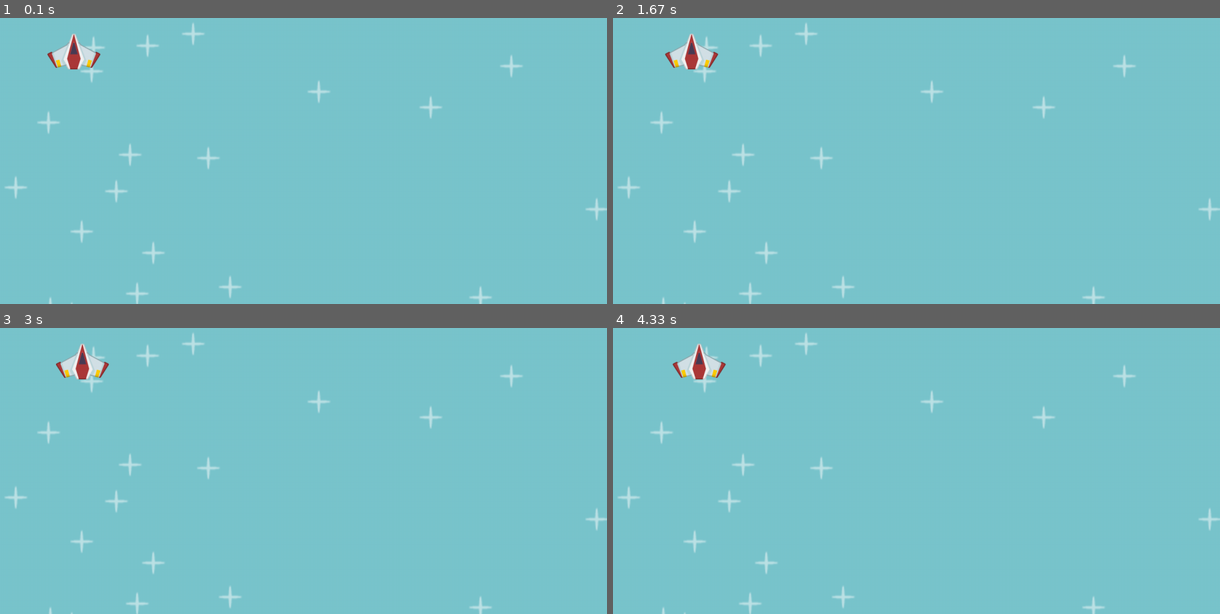
Above: before the commit, frames 1-4 (two rows, left to right).
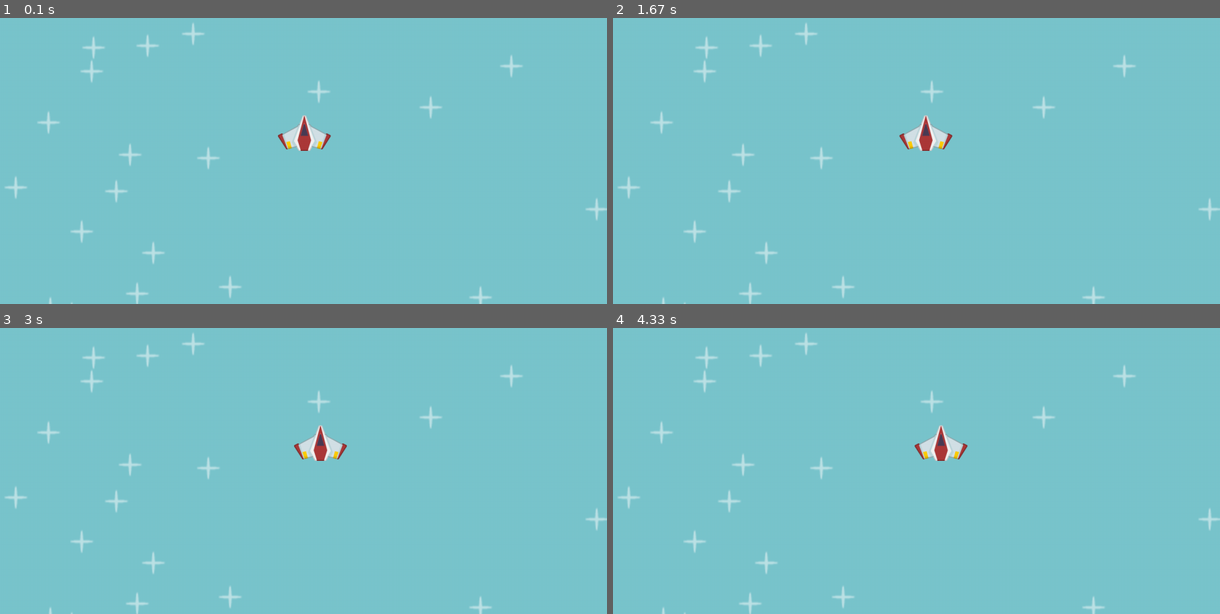
Above: after the commit, the same moments.

Repository: san-k0de/SpaceshipPygame
Game: pygame game, started from code/main.py
Same seed, same stepped clock (60 frames per second), same inputs: the game is played once before the commit and once after it.
Inputs:
- Up to frame 1 (0.1 s): no input
- Up to frame 2 (1.67 s): no input
- Up to frame 3 (3 s): no input
- Up to frame 4 (4.33 s): no input

The runs differ from the first frame. In frame 1, 1.2% of the frame differs, in the area x 7-55%, y 5-47%; in frame 2, 1.2%; in frame 3, 1.2%; in frame 4, 1.2%.

Commit message:
Minor updates to surfaces

Diff:
--- a/code/main.py
+++ b/code/main.py
@@ -17,7 +17,11 @@
 x = 100
 
 # Import image
+# Player
 player_surf = pygame.image.load(join("images", "player.png")).convert_alpha() # loading image from path; using convert() as image has no transparent pixels
+player_rect = player_surf.get_frect(center=(WINDOW_WIDTH/2, WINDOW_HEIGHT/2))
+
+# Stars
 star_surf = pygame.image.load(join("images", "star.png")).convert_alpha()
 star_positions = [(randint(0, WINDOW_WIDTH), randint(0, WINDOW_HEIGHT)) for i in range(20)]
 
@@ -30,10 +34,10 @@
 
     # Draw the game
     displaySurface.fill("cadetblue3")
-    x += 0.1
     for pos in star_positions:
         displaySurface.blit(star_surf, pos)
-    displaySurface.blit(player_surf, (x, 150)) # blit is block image transfer
+    player_rect.left += 0.2
+    displaySurface.blit(player_surf, player_rect) # blit is block image transfer
     pygame.display.update()
 
 # Close the game
